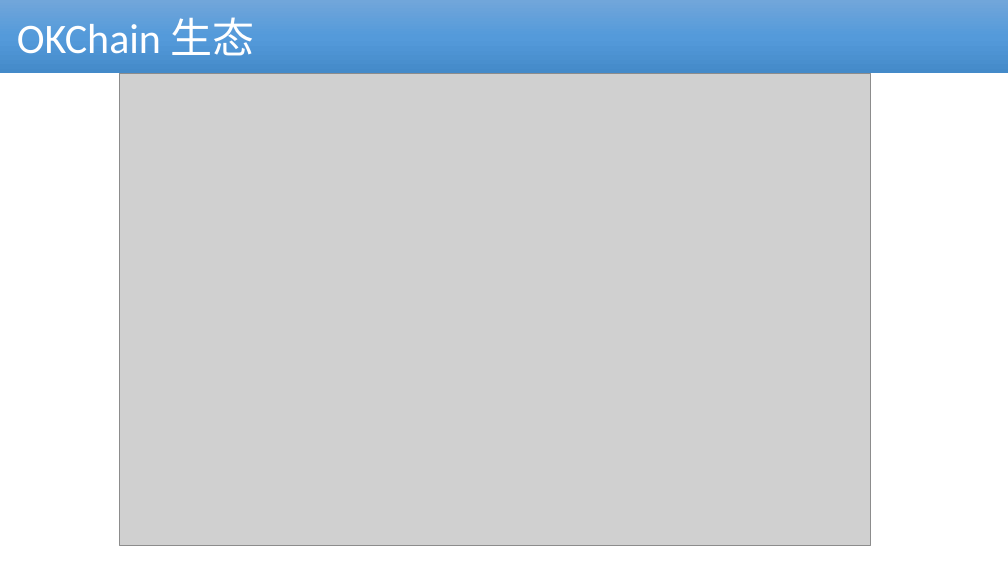
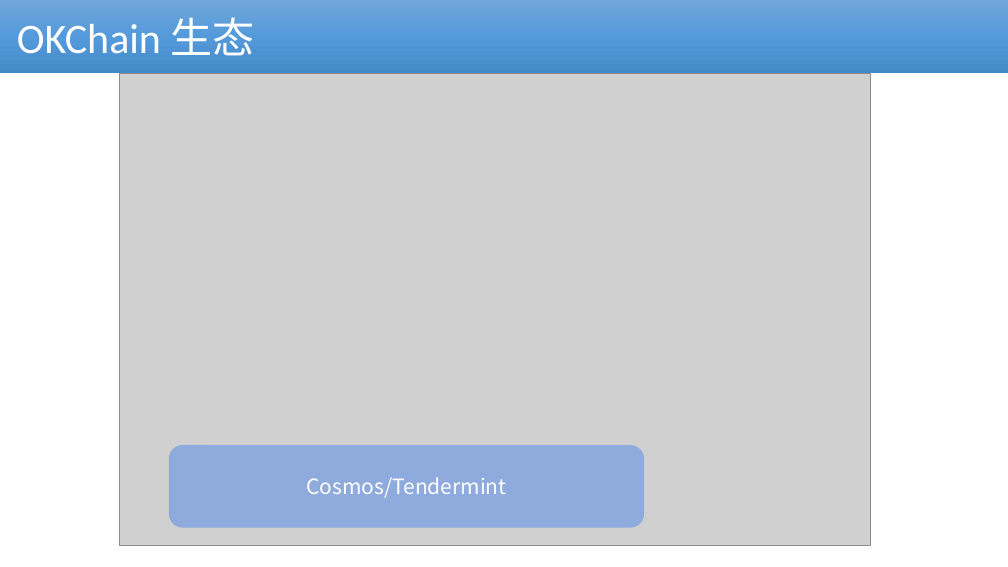
Before and after one commit to cmdpos/gaia, a slide deck: slide 23 of ppt/blockchain-dex.pptx. Drawn at 1008x567 pixels with LibreOffice and Linux fonts; fonts in the diff are those of the drawing; grey boxes stand for pictures. Boxes give left, top, right and bottom in pixels: in the first picture for what was removed or moved away, otherwise in the second. Text is boxed around its words. In the diff, an @@ line names an element or a change of style, - is before the commit and + after.

```diff
--- a/ppt/blockchain-dex.pptx
+++ b/ppt/blockchain-dex.pptx
@@ rounded rectangle added at (x1=169, y1=445, x2=644, y2=528), fill #8FAADC, 20 pt, text #FFFFFF @@
+Cosmos/Tendermint
```
Also in this commit, not shown: 8 other slides changed.
